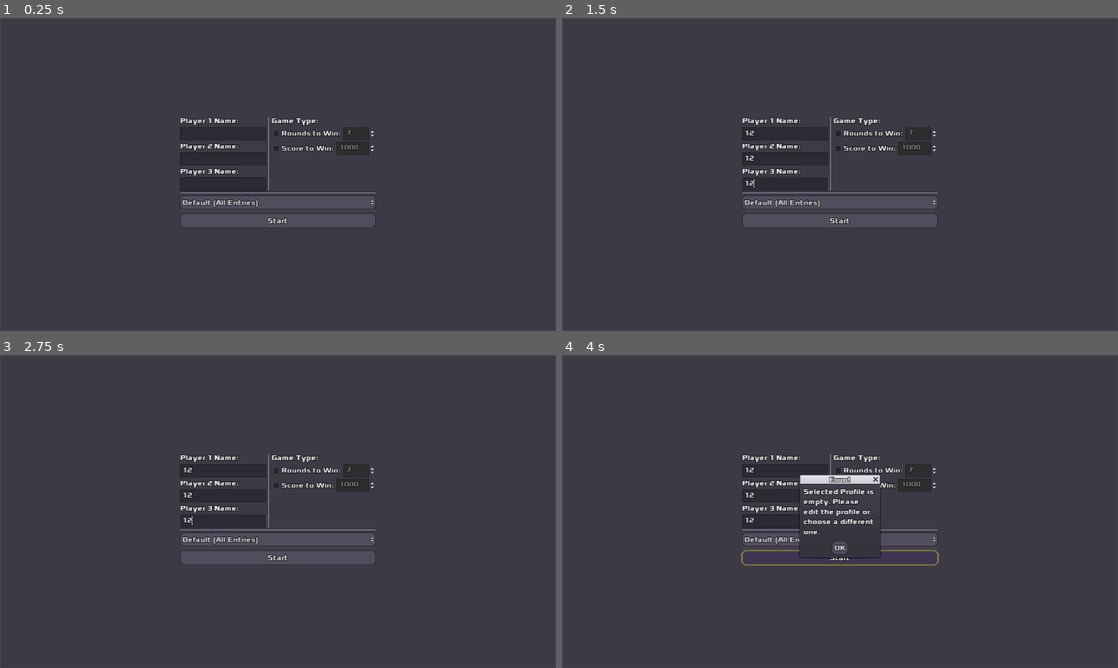
Above: before the commit, frames 1-4 (two rows, left to right).
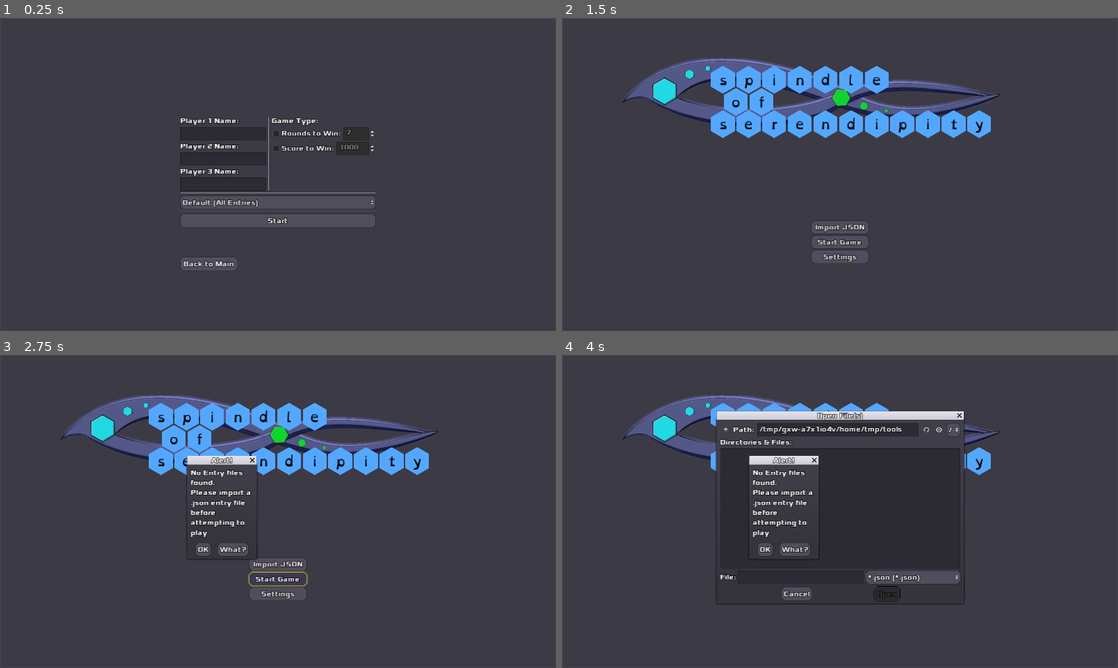
Above: after the commit, the same moments.

Repository: zacryol/spindle-of-serendipity
Game: Godot game, scene res://game/GameSetting.tscn
Same seed, same stepped clock (60 frames per second), same inputs: the game is played once before the commit and once after it. This scene is started directly instead of the project's main scene.
Inputs (mouse positions are in pixels of both pictures, inside the frame that each line leads up to):
- Up to frame 1 (0.25 s): no input
- Up to frame 2 (1.5 s): click (784, 133) at 0.52 s; type "12" at 0.6 s; click (784, 158) at 0.75 s; type "12" at 0.83 s; click (784, 183) at 0.98 s; type "12" at 1.07 s; click (773, 265) at 1.25 s, where only the run after the commit has a clickable "Back to Main"
- Up to frame 3 (2.75 s): click (278, 580) at 2 s, where only the run after the commit has a clickable "Start Game"
- Up to frame 4 (4 s): click (840, 580) at 2.75 s, where only the run after the commit has a clickable "Start Game"; click (840, 558) at 3.5 s, where only the run before the commit has a clickable "Start"

The runs differ from the first frame. In frame 1, 0.1% of the frame differs, in the area x 32-42%, y 77-81%; in frame 2, 12%; in frame 3, 13%, in the area x 10-79%, y 12-78%; in frame 4, 10%.

Commit message:
Added button to return to main

Diff:
--- a/godot/game/GameSetting.gd
+++ b/godot/game/GameSetting.gd
@@ -79,3 +79,7 @@
 func _on_Score_toggled(button_pressed: bool):
 	GlobalVars.win_by_score = button_pressed
 	score_box.editable = button_pressed
+
+
+func _on_ReturnButton_pressed():
+	get_tree().change_scene("res://game/menus/MainMenu.tscn")
--- a/godot/game/GameSetting.tscn
+++ b/godot/game/GameSetting.tscn
@@ -167,8 +167,21 @@
 window_title = "Error!"
 dialog_text = "Selected Profile is empty. Please edit the profile or choose a different one."
 dialog_autowrap = true
+
+[node name="ReturnButton" type="Button" parent="."]
+anchor_top = 1.0
+anchor_bottom = 1.0
+margin_left = 415.0
+margin_top = -170.0
+margin_right = 547.0
+margin_bottom = -139.0
+text = "Back to Main"
+__meta__ = {
+"_edit_use_anchors_": false
+}
 [connection signal="toggled" from="Controls/Top/Vict/Rounds/CheckBox" to="." method="_on_Rounds_toggled"]
 [connection signal="value_changed" from="Controls/Top/Vict/Rounds/SpinBox" to="." method="_on_Rounds_value_changed"]
 [connection signal="toggled" from="Controls/Top/Vict/Score/CheckBox" to="." method="_on_Score_toggled"]
 [connection signal="value_changed" from="Controls/Top/Vict/Score/SpinBox" to="." method="_on_Score_value_changed"]
 [connection signal="pressed" from="Controls/Button" to="." method="_on_Button_pressed"]
+[connection signal="pressed" from="ReturnButton" to="." method="_on_ReturnButton_pressed"]
